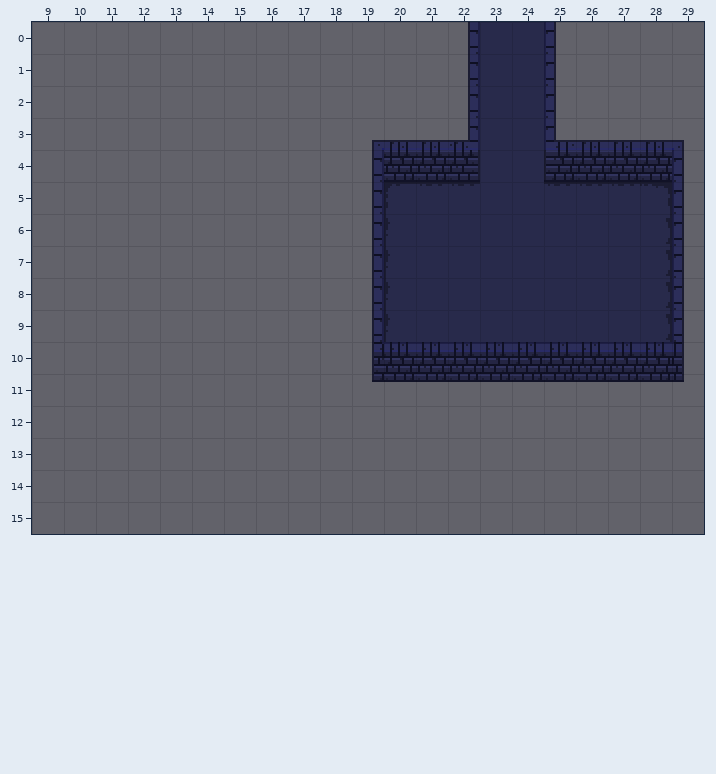
Tiled map: assets/level.tmx. Above is the file before it was changed.
Cells are 16x16 px. Shown: x 9..29, y 0..15.
After:
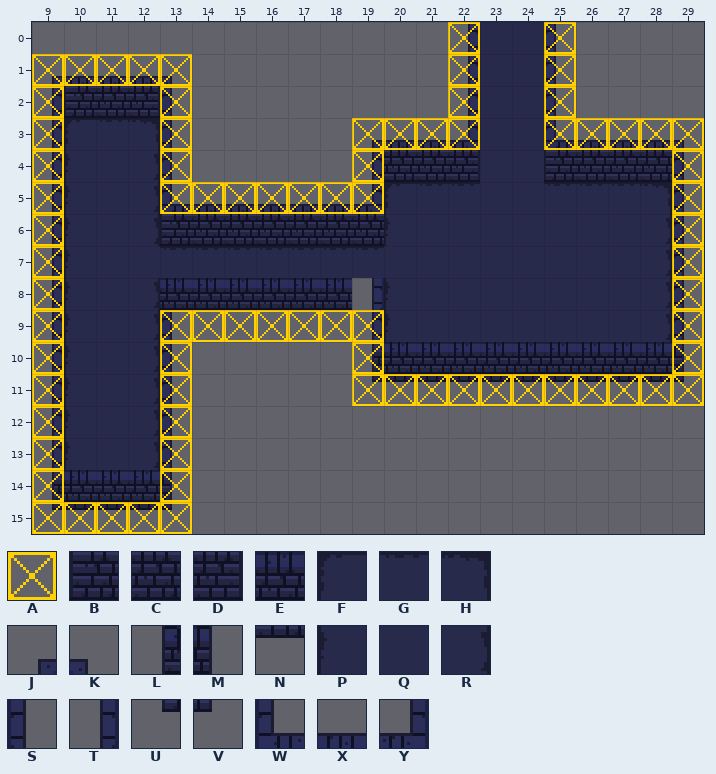
Key: from "default": A 0, B 3, C 4, D 5, E 8, F 9, G 10, H 11, J 12, K 14, L 15, M 16, N 17, P 18, Q 19, R 20, S 21, T 23, U 24, V 25, W 30, X 31, Y 32.
_ is an empty cell.
Tiles of an added or newly shown layer are drawn over the layers below it.
Log entry: Flesh out level a bit more
Changes in this commit:
Layer "background":
y 1: x 9..13 _____ -> JXXXK
y 2: x 9..13 _____ -> TBCDS
y 3: x 9..13 _____ -> TFGHS
y 4: x 9..13 _____ -> TPQRS
y 5: x 9..19 __________T -> TPQRWXXXXXY
y 6: x 9..19 __________T -> TPQRBCCCCCC
y 7: x 9..20 __________TP -> TPQQGGGGGGGQ
y 8: x 9..12 ____ -> TPQR
y 9..13: x 9..13 _____ -> TPQRS
y 14: x 9 _ -> L; x 13 _ -> M
y 15: x 9..13 _____ -> UNNNV
Layer "foreground":
y 8: x 13..18 ______ -> EEEEEE
y 14: x 10..12 ___ -> EEE
Layer "collision" (now shown):
y 0: x 22 _ -> A; x 25 _ -> A
y 1: x 9..13 _____ -> AAAAA; x 22 _ -> A; x 25 _ -> A
y 2: x 9 _ -> A; x 13 _ -> A; x 22 _ -> A; x 25 _ -> A
y 3: x 9 _ -> A; x 13 _ -> A; x 19..22 ____ -> AAAA; x 25..29 _____ -> AAAAA
y 4: x 9 _ -> A; x 13 _ -> A; x 19 _ -> A; x 29 _ -> A
y 5: x 9 _ -> A; x 13..19 _______ -> AAAAAAA; x 29 _ -> A
y 6..8: x 9 _ -> A; x 29 _ -> A
y 9: x 9 _ -> A; x 13..19 _______ -> AAAAAAA; x 29 _ -> A
y 10: x 9 _ -> A; x 13 _ -> A; x 19 _ -> A; x 29 _ -> A
y 11: x 9 _ -> A; x 13 _ -> A; x 19..29 ___________ -> AAAAAAAAAAA
y 12..14: x 9 _ -> A; x 13 _ -> A
y 15: x 9..13 _____ -> AAAAA
Changed places in both pictures, as pixel boxes (x1, y1, x2, y2):
changed: (32, 22, 704, 534)
